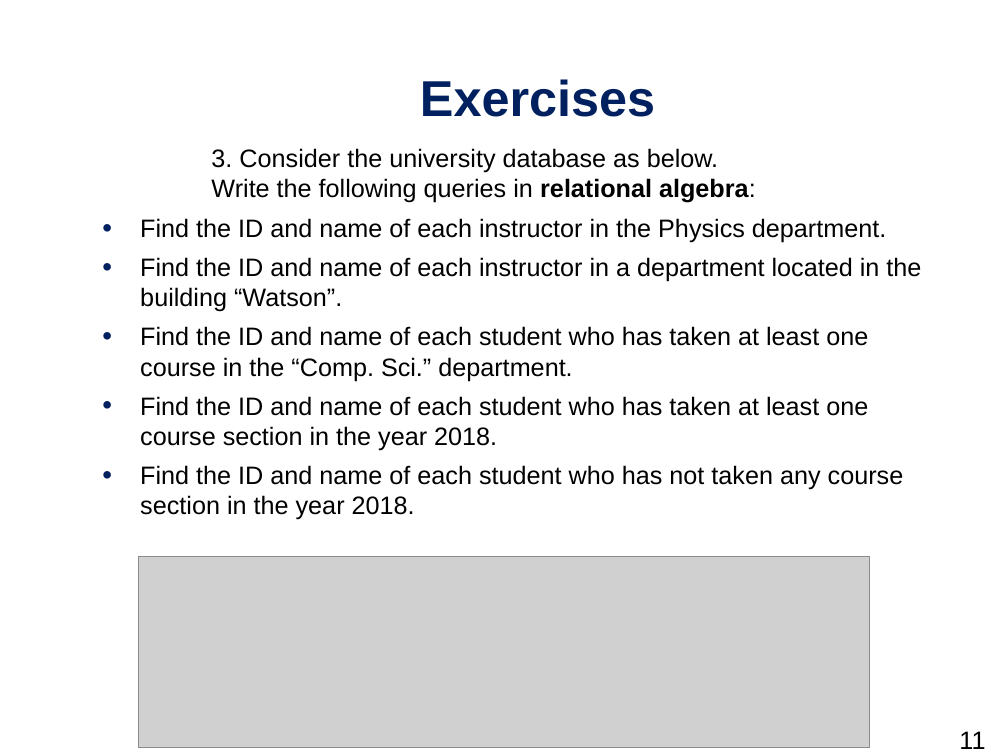
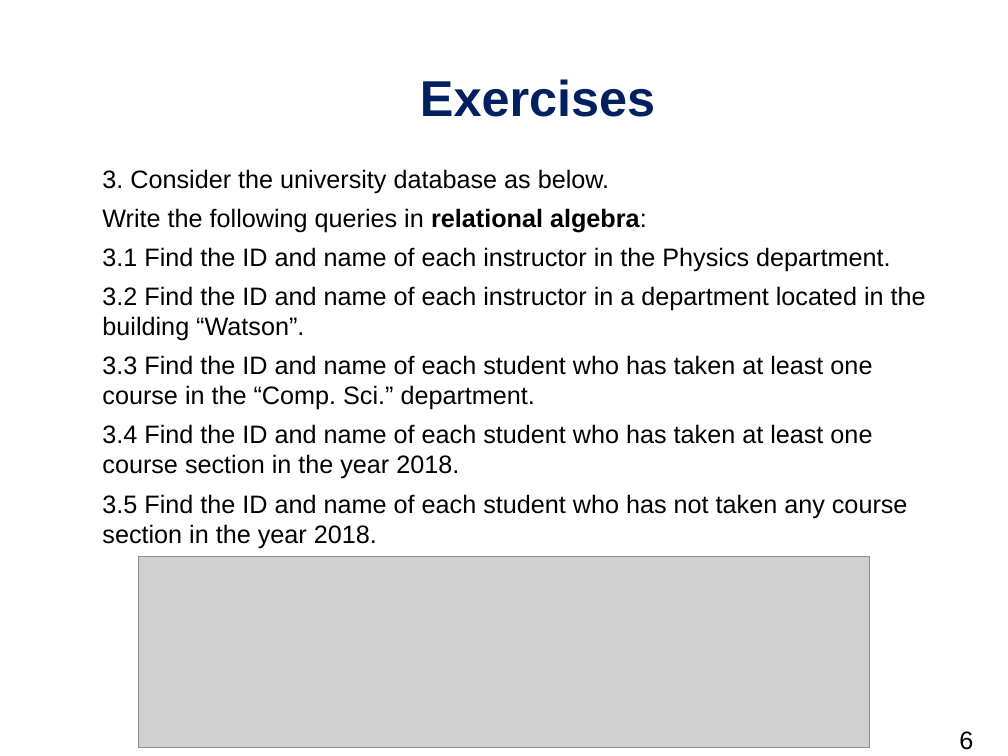
Before and after one commit to daichou03/DBS-slide-tut-25, a slide deck: slide 6 of week_1/week_1.pptx (slide 11 before the commit). Drawn at 1008x756 pixels with LibreOffice and Linux fonts; fonts in the diff are those of the drawing; grey boxes stand for pictures; background and template pictures are left out. Boxes give left, top, right and bottom in pixels: in the first picture for what was removed or moved away, otherwise in the second. Text is boxed around its words. In the diff, an @@ line names an element or a change of style, - is before the commit and + after.

```diff
--- a/week_1/week_1.pptx
+++ b/week_1/week_1.pptx
@@ text removed at [211,148,756,203] @@
-3. Consider the university database as below.
-Write the following queries in relational algebra:
@@ text at [102,169,926,548]: text changed @@
-• Find the ID and name of each instructor in the Physics department.
-• Find the ID and name of each instructor in a department located in the building “Watson”.
-• Find the ID and name of each student who has taken at least one course in the “Comp. Sci.” department.
-• Find the ID and name of each student who has taken at least one course section in the year 2018.
-• Find the ID and name of each student who has not taken any course section in the year 2018.
+3. Consider the university database as below.
+Write the following queries in relational algebra:
+3.1 Find the ID and name of each instructor in the Physics department.
+3.2 Find the ID and name of each instructor in a department located in the building “Watson”.
+3.3 Find the ID and name of each student who has taken at least one course in the “Comp. Sci.” department.
+3.4 Find the ID and name of each student who has taken at least one course section in the year 2018.
+3.5 Find the ID and name of each student who has not taken any course section in the year 2018.
@@ page number at [959,731,973,750]: text changed @@
-11
+6
```
Also in this commit, not shown: 5 other slides changed, 5 slides removed.
